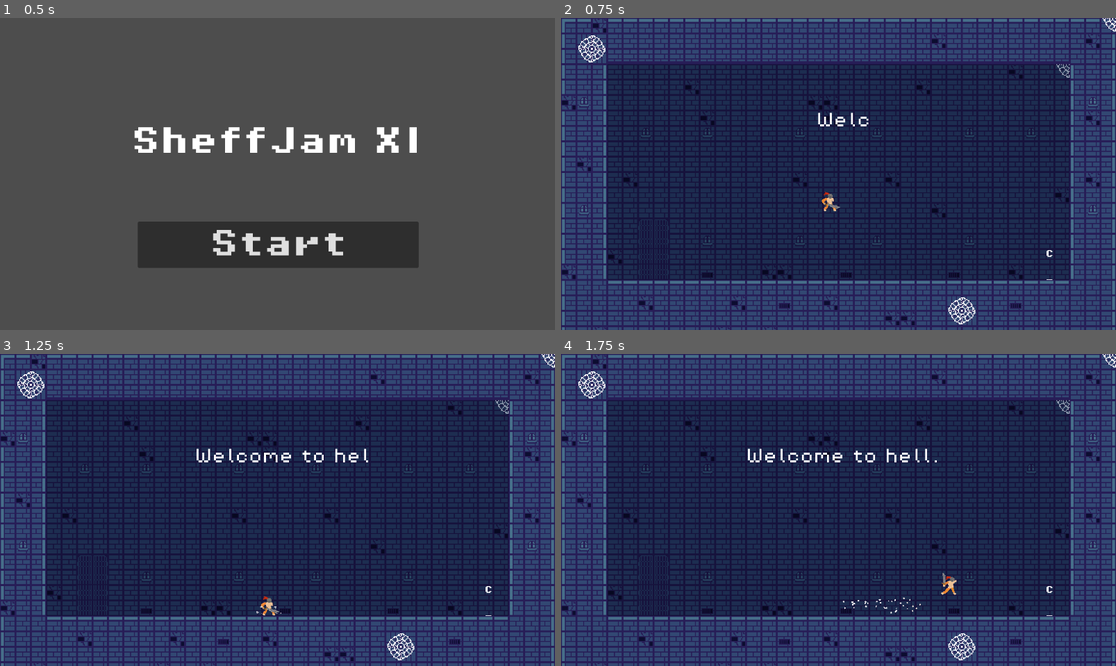
Above: before the commit, frames 1-4 (two rows, left to right).
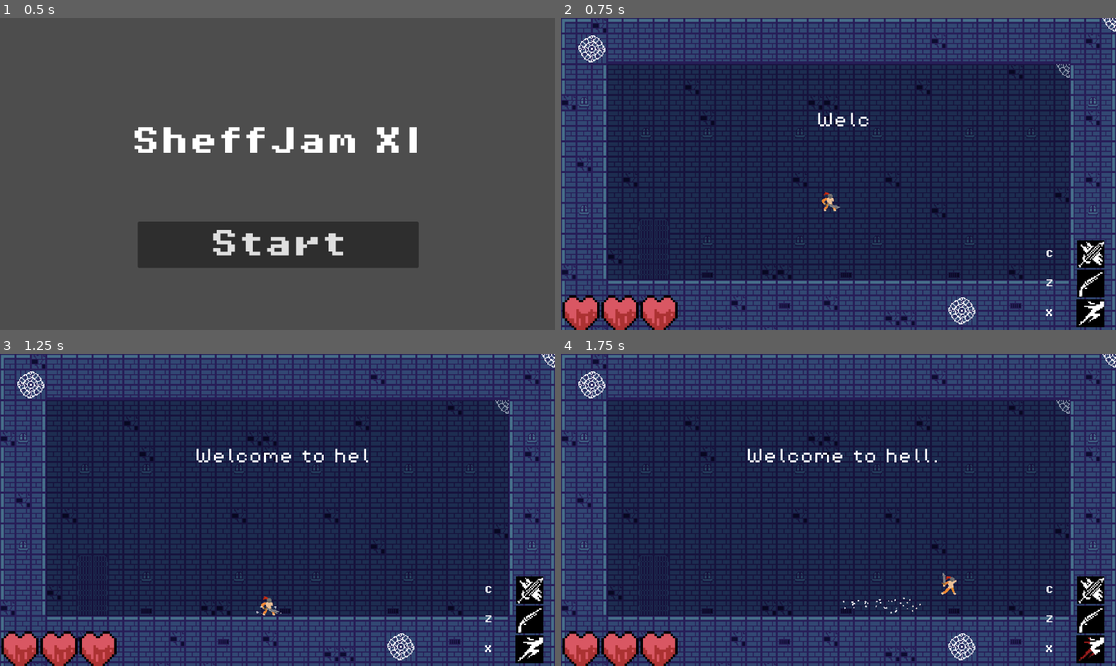
Above: after the commit, the same moments.

Repository: PjotrNik/shefjam
Game: Godot game, scene res://scenes/start_page.tscn
Same seed, same stepped clock (60 frames per second), same inputs: the game is played once before the commit and once after it.
Inputs:
- Up to frame 1 (0.5 s): no input
- Up to frame 2 (0.75 s): click "Start" at 0.5 s
- Up to frame 3 (1.25 s): no input
- Up to frame 4 (1.75 s): hold Right (move_right) from 1.28 s (still down); tap X (dash) at 1.35 s; tap Up (jump) at 1.52 s

Frame 1 is identical in both runs. In frame 2, 3.2% of the frame differs, in the area x 0-98%, y 71-100%; in frame 3, 3.2%; in frame 4, 3.2%.

Commit message:
Fixed hud

Diff:
--- a/scenes/tutorial.tscn
+++ b/scenes/tutorial.tscn
@@ -264,13 +264,6 @@
 position = Vector2(558, 355)
 scale = Vector2(2.485, 2.485)
 
-[node name="HUD" parent="." instance=ExtResource("4_ckvwl")]
-unique_name_in_owner = true
-offset_left = 0.0
-offset_top = 6.0
-offset_right = 0.0
-offset_bottom = 6.0
-
 [node name="TutorLabel" type="RichTextLabel" parent="."]
 unique_name_in_owner = true
 offset_left = 285.0
@@ -303,3 +296,10 @@
 z_index = -2
 tile_map_data = PackedByteArray("AAAWAAwAAAABAAEAAAAWAAsAAAABAAEAAAAWAAoAAAABAAEAAAAWAAkAAAABAAEAAAAWAAgAAAABAAEAAAAWAA …(8720 unchanged characters)…
 tile_set = SubResource("TileSet_0hilk")
+
+[node name="HUD" parent="." instance=ExtResource("4_ckvwl")]
+unique_name_in_owner = true
+offset_left = 0.0
+offset_top = 6.0
+offset_right = 0.0
+offset_bottom = 6.0
